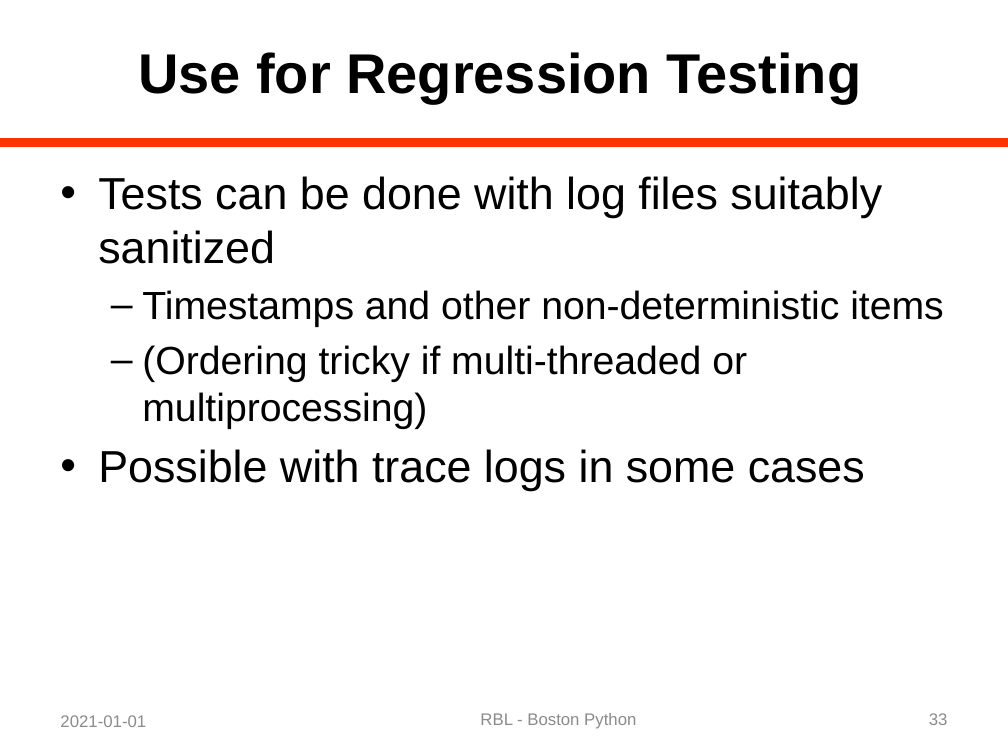
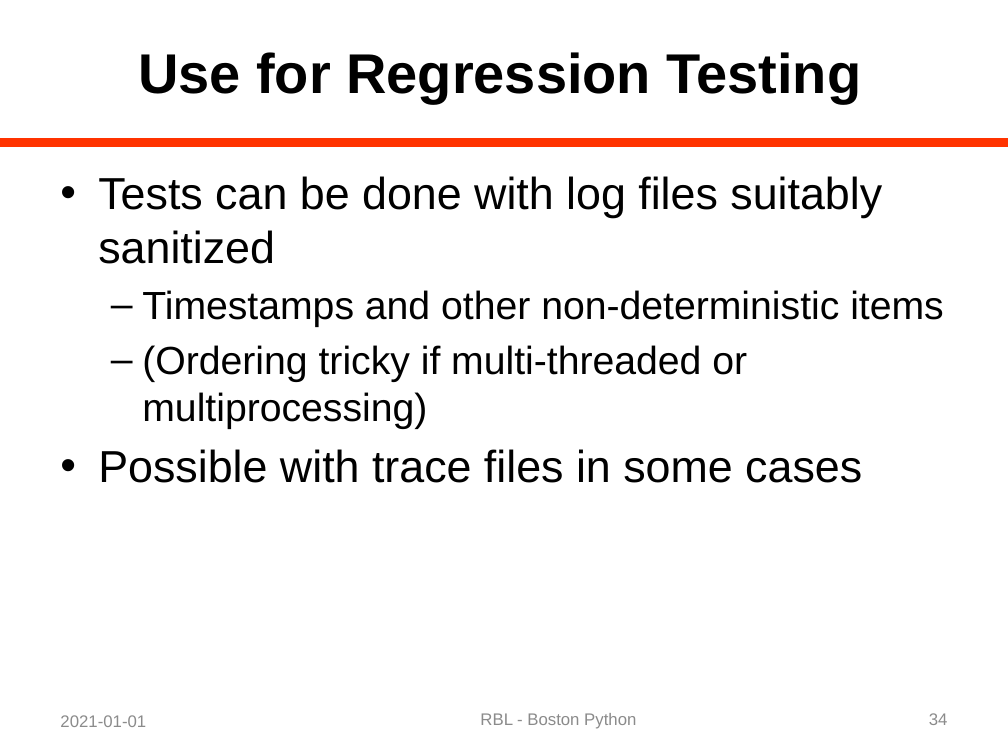
Before and after one commit to rblandau/NewTrace, a slide deck: slide 34 of docs/OfflineDebugging/A Dinosaur and a Python 02.pptx (slide 33 before the commit). Drawn at 1008x756 pixels with LibreOffice and Linux fonts; fonts in the diff are those of the drawing. Boxes give left, top, right and bottom in pixels: in the first picture for what was removed or moved away, otherwise in the second. Text is boxed around its words. In the diff, an @@ line names an element or a change of style, - is before the commit and + after.

```diff
--- a/docs/OfflineDebugging/A Dinosaur and a Python 02.pptx
+++ b/docs/OfflineDebugging/A Dinosaur and a Python 02.pptx
@@ text at (x1=98, y1=449, x2=862, y2=483): text changed @@
-• Possible with trace logs in some cases
+• Possible with trace files in some cases
@@ page number at (x1=929, y1=713, x2=948, y2=725): text changed @@
-33
+34
```
Also in this commit, not shown: 7 other slides changed, 4 slides added, 5 other files.
